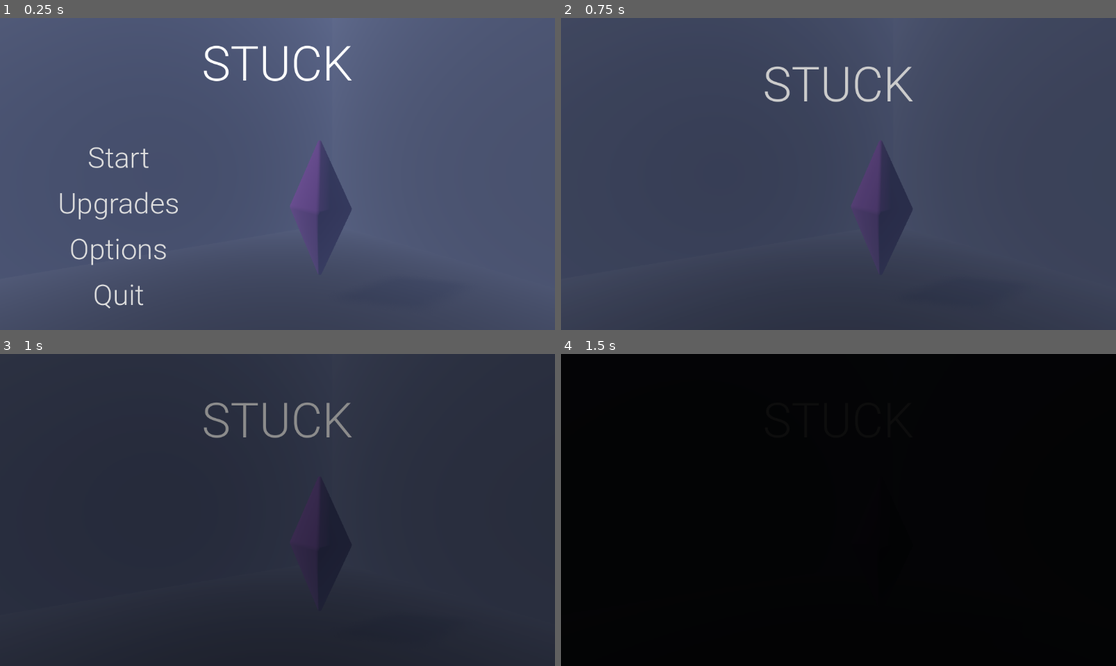
Above: before the commit, frames 1-4 (two rows, left to right).
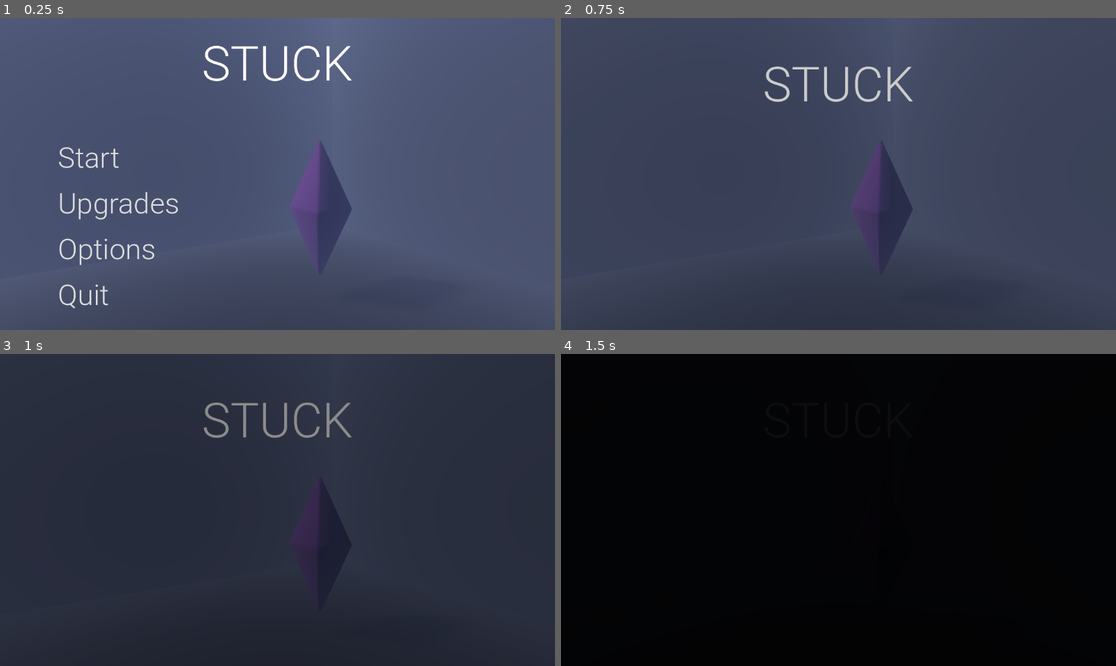
Above: after the commit, the same moments.

Repository: OmarCompiled/Stuck_NULL_BYTES
Game: Godot game, scene res://scenes/menu/main_menu.tscn
The game is run twice, just before and just after one commit, with the same random seed, the same clock (stepped at 60 frames per second) and the same inputs.
Inputs (mouse positions are in pixels of both pictures, inside the frame that each line leads up to):
- Up to frame 1 (0.25 s): no input
- Up to frame 2 (0.75 s): click "Start" at 0.5 s
- Up to frame 3 (1 s): no input
- Up to frame 4 (1.5 s): tap Enter at 1.25 s; move the mouse to (960, 494) at 1.27 s; hold D (MoveRight) from 1.28 s (still down); hold E (Dash) from 1.28 s (still down)

The runs differ from the first frame. In frame 1, 1.3% of the frame differs, in the area x 10-30%, y 41-94%; in frame 2, nothing differs; in frame 3, nothing differs; in frame 4, nothing differs.

Commit message:
feat: align menu buttons to left

Diff:
--- a/godot/scenes/menu/main_menu.tscn
+++ b/godot/scenes/menu/main_menu.tscn
@@ -59,6 +59,7 @@
 
 [node name="Start" type="MenuButton" parent="MarginContainer/VBoxContainer/ButtonContainer"]
 layout_mode = 2
+size_flags_horizontal = 0
 size_flags_vertical = 8
 mouse_force_pass_scroll_events = false
 mouse_default_cursor_shape = 2
@@ -81,6 +82,7 @@
 
 [node name="Start2" type="MenuButton" parent="MarginContainer/VBoxContainer/ButtonContainer"]
 layout_mode = 2
+size_flags_horizontal = 0
 size_flags_vertical = 8
 mouse_force_pass_scroll_events = false
 mouse_default_cursor_shape = 2
@@ -103,6 +105,7 @@
 
 [node name="Options" type="MenuButton" parent="MarginContainer/VBoxContainer/ButtonContainer"]
 layout_mode = 2
+size_flags_horizontal = 0
 size_flags_vertical = 8
 mouse_force_pass_scroll_events = false
 mouse_default_cursor_shape = 2
@@ -125,6 +128,7 @@
 
 [node name="Quit" type="MenuButton" parent="MarginContainer/VBoxContainer/ButtonContainer"]
 layout_mode = 2
+size_flags_horizontal = 0
 size_flags_vertical = 8
 mouse_force_pass_scroll_events = false
 mouse_default_cursor_shape = 2
